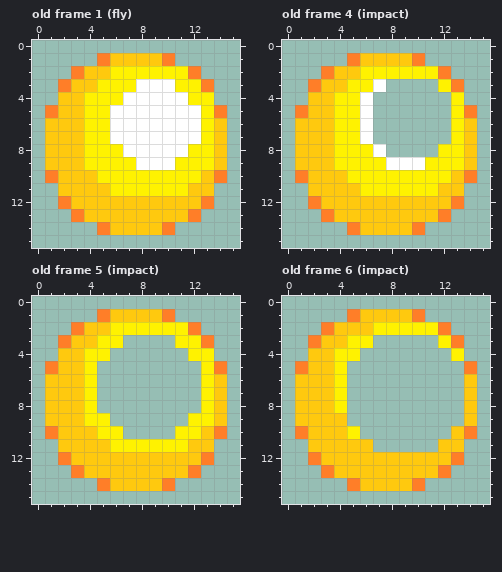
Pixel-art file -- content/game/content/graphics/shoot/MageBall.aseprite. The picture above was drawn from the file before the commit.
16x16 pixels, 11 frames. Shown: old frame 1 (fly), old frame 4 (impact), old frame 5 (impact), old frame 6 (impact). The commit also changed other frames, which this record leaves out.
Once edited:
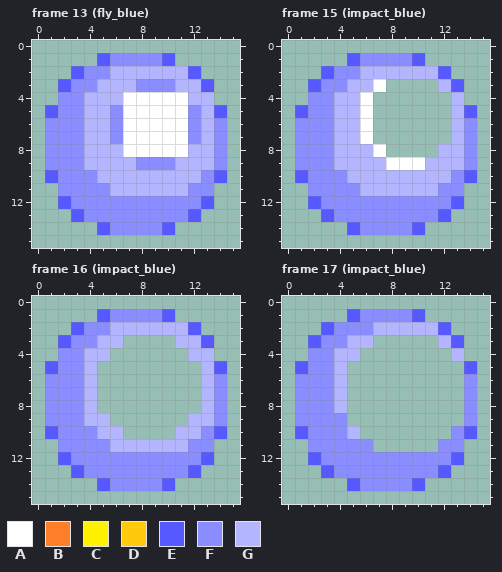
Palette (. is transparent): A #ffffff  B #ff7e28  C #fff200  D #ffc90e  E #5559ff  F #8a8dff  G #b3b5ff
A new or re-ordered frame is compared with the old frame closest to it.
The edit:
frames 11 -> 33
Changed rows in their new state; - is an unchanged pixel.
Frame 13 (fly_blue) is new; against old frame 1 (fly):
first column x 1:
 1 ----EFFFFE----
 2 --EFFGGGGGGE--
 3 -EFFGGGFFFGGE-
 4 -FFGGG-----GG-
 5 EFFGGF-----FGE
 6 FFFGGF-----FGF
 7 FFFGGF-----FGF
 8 FFFGGG-----GGF
 9 FFFGGGGFFFGGGF
10 EFFFGGGGGGGGFE
11 -FFFFGGGGGGFF-
12 -EFFFFFFFFFFE-
13 --EFFFFFFFFE--
14 ----EFFFFE----
Frame 15 (impact_blue) is new; against old frame 4 (impact):
first column x 1:
 1 ----EFFFFE----
 2 --EFFGGGGGGE--
 3 -EFFGG-----GE-
 4 -FFGG-------G-
 5 EFFGG-------GE
 6 FFFGG-------GF
 7 FFFGG-------GF
 8 FFFGGG-----GGF
 9 FFFGGGG---GGGF
10 EFFFGGGGGGGGFE
11 -FFFFGGGGGGFF-
12 -EFFFFFFFFFFE-
13 --EFFFFFFFFE--
14 ----EFFFFE----
Frame 16 (impact_blue) is new; against old frame 5 (impact):
first column x 1:
 1 ----EFFFFE----
 2 --EFFGGGGGGE--
 3 -EFFGG----GGE-
 4 -FFGG------GG-
 5 EFFG--------GE
 6 FFFG--------GF
 7 FFFG--------GF
 8 FFFG--------GF
 9 FFFGG------GGF
10 EFFFGG----GGFE
11 -FFFFGGGGGGFF-
12 -EFFFFFFFFFFE-
13 --EFFFFFFFFE--
14 ----EFFFFE----
Frame 17 (impact_blue) is new; against old frame 6 (impact):
first column x 1:
 1 ----EFFFFE----
 2 --EFFFGGGGGE--
 3 -EFFGG-----GE-
 4 -FFGG-------G-
 5 EFFG---------E
 6 FFFG---------F
 7 FFFG---------F
 8 FFFG---------F
 9 FFFF---------F
10 EFFFG-------FE
11 -FFFFF-----FF-
12 -EFFFFFFFFFFE-
13 --EFFFFFFFFE--
14 ----EFFFFE----
Pixel boxes of the changes (left, top, right, bottom) in both pictures:
changed: (45, 53, 227, 235)
changed: (295, 53, 477, 235)
changed: (45, 309, 227, 491)
changed: (295, 309, 477, 491)
